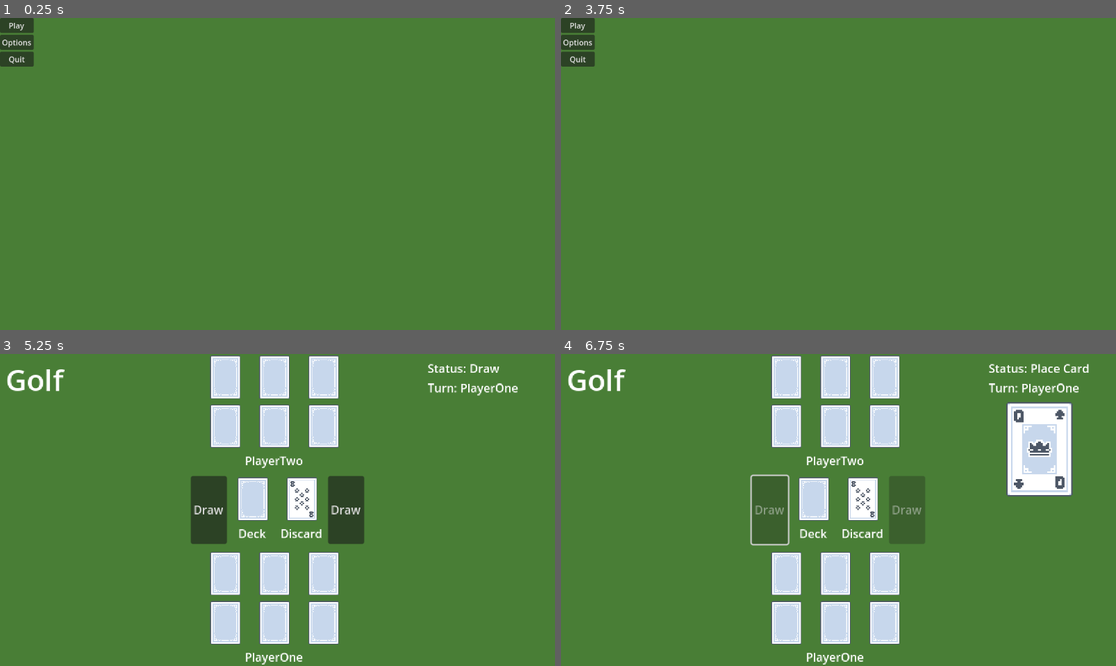
Above: before the commit, frames 1-4 (two rows, left to right).
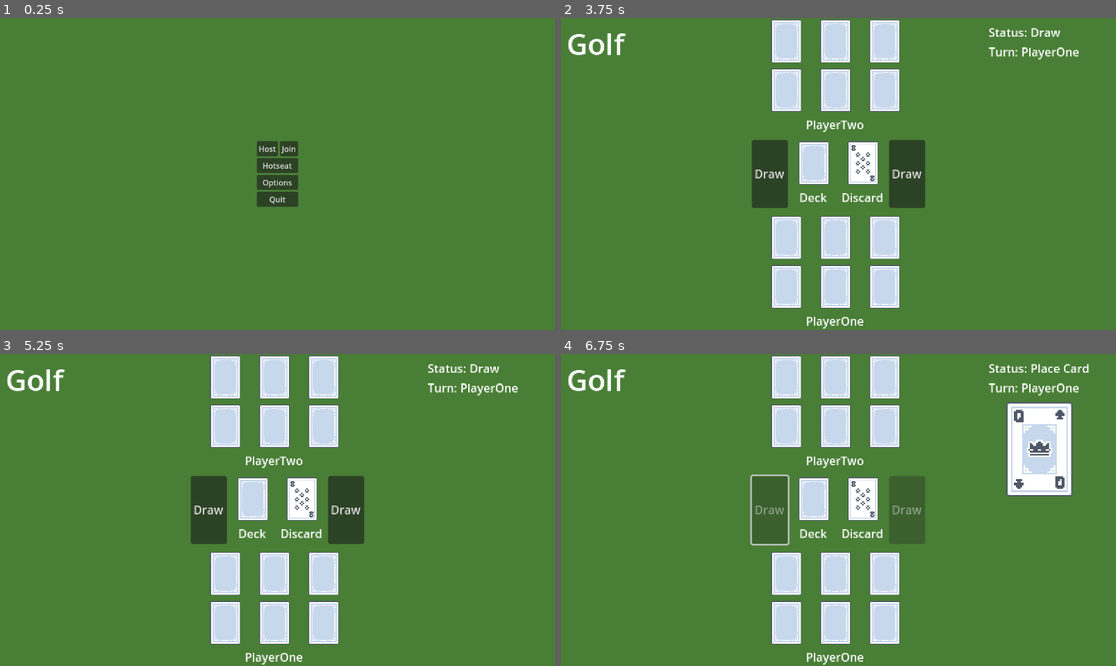
Above: after the commit, the same moments.

Repository: WonkyMic/golf_cards_godot
Game: Godot game, scene res://menu.tscn
Two runs of this game, one before a commit and one after it. Both use one fixed random seed, a clock stepped at 60 frames per second and the inputs below. This scene is started directly instead of the project's main scene.
Inputs (mouse positions are in pixels of both pictures, inside the frame that each line leads up to):
- Up to frame 1 (0.25 s): no input
- Up to frame 2 (3.75 s): click (827, 149) at 0.5 s, where only the run after the commit has a clickable "Host"; click "Options" at 1.25 s; click "Back" at 2 s; click (849, 149) at 2.75 s, where only the run after the commit has a clickable "Join"; click (838, 164) at 3.5 s, where only the run after the commit has a clickable "Hotseat"
- Up to frame 3 (5.25 s): click (255, 497) at 4.27 s; click (16, 360) at 5 s, where only the run before the commit has a clickable "Play"
- Up to frame 4 (6.75 s): click (816, 497) at 5.77 s; click "Draw" at 6.5 s

The runs differ from the first frame. In frame 1, 2.3% of the frame differs, in the area x 0-54%, y 0-61%; in frame 2, 16%, in the area x 0-94%, y 0-100%; in frame 3, less than 0.1%; in frame 4, less than 0.1%.

Commit message:
add host/join options on main menu

Diff:
--- a/Menu.gd
+++ b/Menu.gd
@@ -1,6 +1,44 @@
 extends Control
 
-func _on_play_pressed():
+const PORT = 4433
+
+func _ready():
+	# You can save bandwith by disabling server relay and peer notifications.
+	multiplayer.server_relay = false
+
+	# Automatically start the server in headless mode.
+	if DisplayServer.get_name() == "headless":
+		print("Automatically starting dedicated server")
+		#_on_host_pressed.call_deferred()
+
+func _on_host_pressed() -> void:
+	# Start as server
+	var peer = ENetMultiplayerPeer.new()
+	peer.create_server(PORT)
+	if peer.get_connection_status() == MultiplayerPeer.CONNECTION_DISCONNECTED:
+		OS.alert("Failed to start multiplayer server")
+		return
+	multiplayer.multiplayer_peer = peer
+	start_game()
+
+func _on_join_pressed() -> void:
+	# Start as client
+	#var txt : String = $UI/Net/Options/Remote.text
+	#if txt == "":
+		#OS.alert("Need a remote to connect to.")
+		#return
+	var peer = ENetMultiplayerPeer.new()
+	# TODO: try with "localhost"
+	# TODO: first param should be an IP the user provides in future
+	peer.create_client("127.0.0.1", PORT)
+	if peer.get_connection_status() == MultiplayerPeer.CONNECTION_DISCONNECTED:
+		OS.alert("Failed to start multiplayer client")
+		return
+	multiplayer.multiplayer_peer = peer
+	start_game()
+
+func _on_hotseat_pressed():
+	# TODO: provide original logic for hotseat (control over both sides)
 	get_tree().change_scene_to_file("res://main.tscn")
 
 func _on_options_pressed():
@@ -8,3 +46,22 @@
 
 func _on_quit_pressed():
 	get_tree().quit()
+
+func start_game():
+	# TODO: Hide the UI and unpause to start the game.
+	#$UI.hide()
+
+	# Only change board on the server.
+	# Clients will instantiate the board via the spawner.
+	if multiplayer.is_server():
+		change_board.call_deferred(load("res://main.tscn"))
+
+# Call this function deferred and only on the main authority (server).
+func change_board(scene: PackedScene):
+	# Remove old board if any.
+	var board = $Board
+	for c in board.get_children():
+		board.remove_child(c)
+		c.queue_free()
+	# Add new board.
+	board.add_child(scene.instantiate())
--- a/menu.tscn
+++ b/menu.tscn
@@ -11,27 +11,55 @@
 grow_vertical = 2
 script = ExtResource("1_w1f1x")
 
-[node name="MarginContainer" type="MarginContainer" parent="."]
-layout_mode = 0
-offset_right = 40.0
-offset_bottom = 40.0
+[node name="Board" type="Node" parent="."]
 
-[node name="VBoxContainer" type="VBoxContainer" parent="MarginContainer"]
+[node name="MultiplayerSpawner" type="MultiplayerSpawner" parent="."]
+_spawnable_scenes = PackedStringArray("res://main.tscn")
+spawn_path = NodePath("../Board")
+
+[node name="MainMenuContainer" type="MarginContainer" parent="."]
+layout_mode = 1
+anchors_preset = 8
+anchor_left = 0.5
+anchor_top = 0.5
+anchor_right = 0.5
+anchor_bottom = 0.5
+offset_left = -43.0
+offset_top = -68.0
+offset_right = 43.0
+offset_bottom = 68.0
+grow_horizontal = 2
+grow_vertical = 2
+
+[node name="VBoxContainer" type="VBoxContainer" parent="MainMenuContainer"]
 layout_mode = 2
 
-[node name="Play" type="Button" parent="MarginContainer/VBoxContainer"]
+[node name="HBoxContainer" type="HBoxContainer" parent="MainMenuContainer/VBoxContainer"]
 layout_mode = 2
-text = "Play"
 
-[node name="Options" type="Button" parent="MarginContainer/VBoxContainer"]
+[node name="Host" type="Button" parent="MainMenuContainer/VBoxContainer/HBoxContainer"]
+layout_mode = 2
+text = "Host"
+
+[node name="Join" type="Button" parent="MainMenuContainer/VBoxContainer/HBoxContainer"]
+layout_mode = 2
+text = "Join"
+
+[node name="Hotseat" type="Button" parent="MainMenuContainer/VBoxContainer"]
+layout_mode = 2
+text = "Hotseat"
+
+[node name="Options" type="Button" parent="MainMenuContainer/VBoxContainer"]
 layout_mode = 2
 text = "Options
 "
 
-[node name="Quit" type="Button" parent="MarginContainer/VBoxContainer"]
+[node name="Quit" type="Button" parent="MainMenuContainer/VBoxContainer"]
 layout_mode = 2
 text = "Quit"
 
-[connection signal="pressed" from="MarginContainer/VBoxContainer/Play" to="." method="_on_play_pressed"]
-[connection signal="pressed" from="MarginContainer/VBoxContainer/Options" to="." method="_on_options_pressed"]
-[connection signal="pressed" from="MarginContainer/VBoxContainer/Quit" to="." method="_on_quit_pressed"]
+[connection signal="pressed" from="MainMenuContainer/VBoxContainer/HBoxContainer/Host" to="." method="_on_host_pressed"]
+[connection signal="pressed" from="MainMenuContainer/VBoxContainer/HBoxContainer/Join" to="." method="_on_join_pressed"]
+[connection signal="pressed" from="MainMenuContainer/VBoxContainer/Hotseat" to="." method="_on_hotseat_pressed"]
+[connection signal="pressed" from="MainMenuContainer/VBoxContainer/Options" to="." method="_on_options_pressed"]
+[connection signal="pressed" from="MainMenuContainer/VBoxContainer/Quit" to="." method="_on_quit_pressed"]
